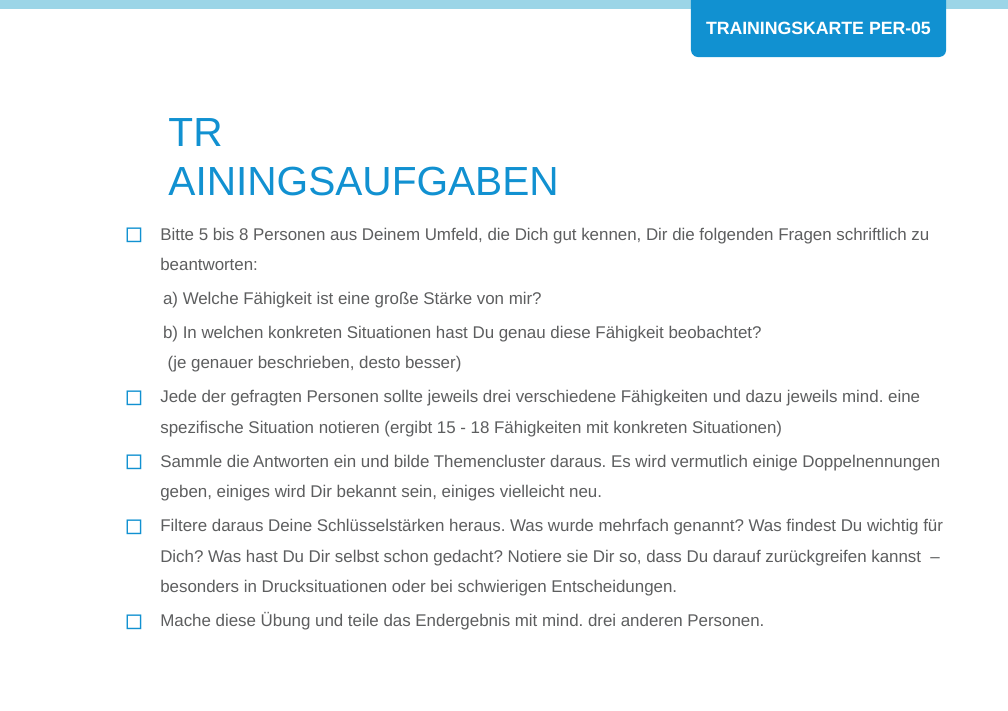
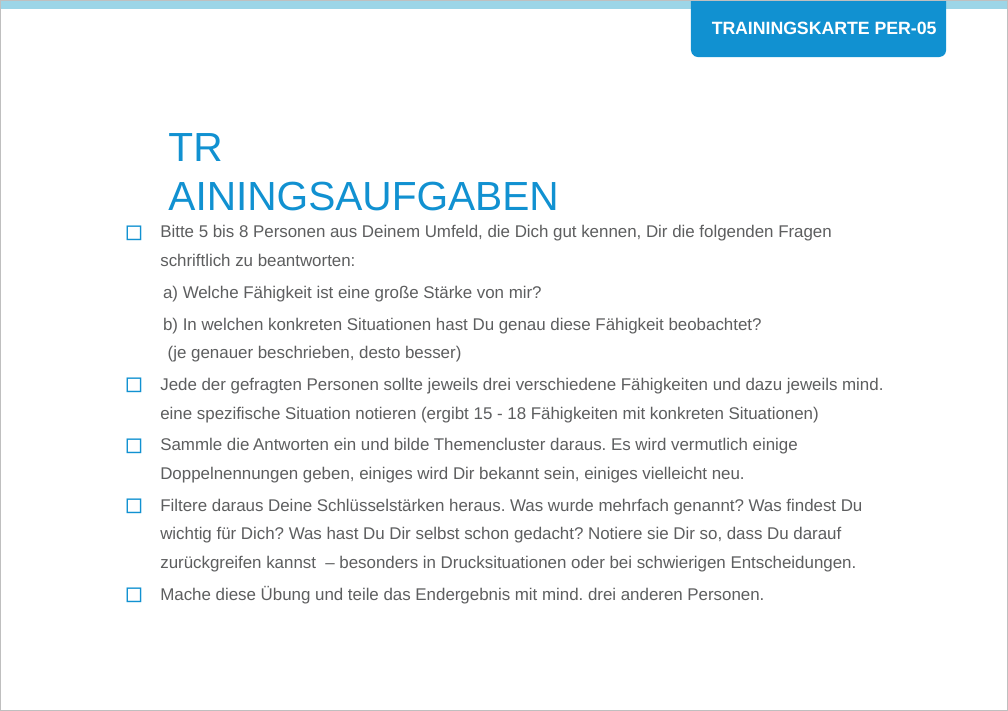
Before and after one commit to Teamtool/training-materials, a slide deck: slide 2 of agile moves/Perception (PER)/ger_PER_05_Staerkenspiegel.pptx. Drawn at 1008x711 pixels with LibreOffice and Linux fonts; fonts in the diff are those of the drawing; background and template pictures are left out. Boxes give left, top, right and bottom in pixels: in the first picture for what was removed or moved away, otherwise in the second. Text is boxed around its words. In the diff, an @@ line names an element or a change of style, - is before the commit and + after.

```diff
--- a/agile moves/Perception (PER)/ger_PER_05_Staerkenspiegel.pptx
+++ b/agile moves/Perception (PER)/ger_PER_05_Staerkenspiegel.pptx
@@ rectangle added at (x1=0, y1=0, x2=1008, y2=711), outline #BFBFBF 0.75 pt @@
@@ text "TRAININGSKARTE PER-05" moved from (x1=706, y1=21, x2=931, y2=34) to (x1=712, y1=21, x2=937, y2=34) @@
@@ text "TR AININGSAUFGABEN" moved from (x1=168, y1=118, x2=558, y2=196) to (x1=168, y1=133, x2=558, y2=211) @@
@@ text "Bitte 5 bis 8 Personen ..." at (x1=160, y1=224, x2=883, y2=604): line spacing 1.5 to 1.4 @@
```
Also in this commit, not shown: 1 other slide changed, 3 other files.
